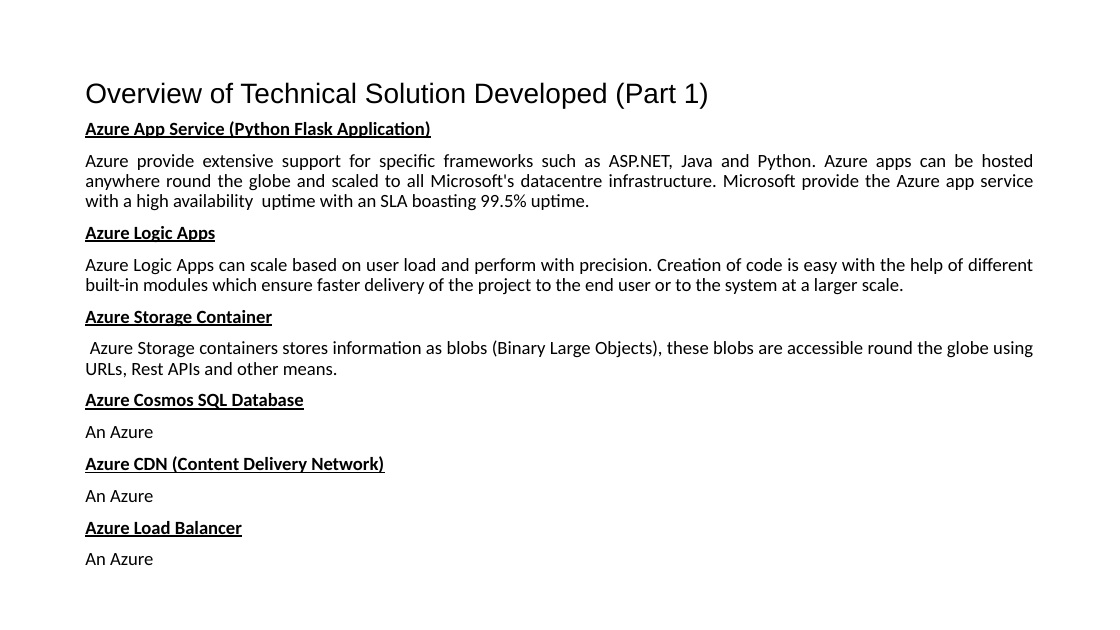
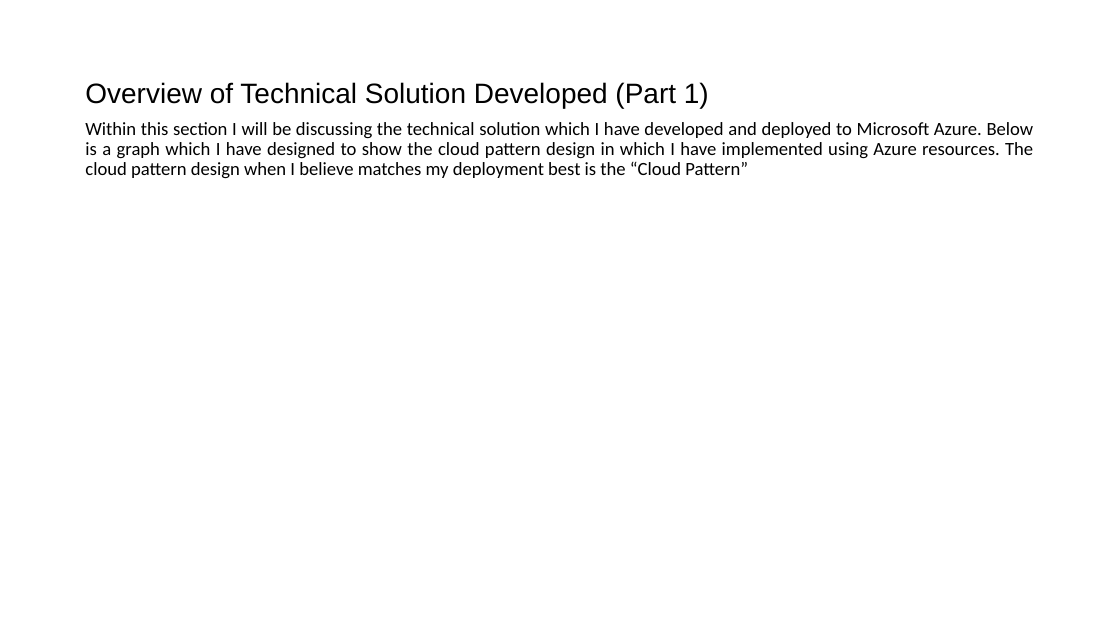
Before and after one commit to DevTobsterr/COM682, a slide deck: slide 7 of Cloud Native Development.pptx (slide 6 before the commit). Drawn at 1120x630 pixels with LibreOffice and Linux fonts; fonts in the diff are those of the drawing. Boxes give left, top, right and bottom in pixels: in the first picture for what was removed or moved away, otherwise in the second. Text is boxed around its words. In the diff, an @@ line names an element or a change of style, - is before the commit and + after.

```diff
--- a/Cloud Native Development.pptx
+++ b/Cloud Native Development.pptx
@@ text at [85, 122, 1034, 179]: text changed @@
-Azure App Service (Python Flask Application)
-Azure provide extensive support for specific frameworks such as ASP.NET, Java and Python. Azure apps can be hosted anywhere round the globe and scaled to all Microsoft's datacentre infrastructure. Microsoft provide the Azure app service with a high availability uptime with an SLA boasting 99.5% uptime.
-Azure Logic Apps
-Azure Logic Apps can scale based on user load and perform with precision. Creation of code is easy with the help of different built-in modules which ensure faster delivery of the project to the end user or to the system at a larger scale.
-Azure Storage Container
-Azure Storage containers stores information as blobs (Binary Large Objects), these blobs are accessible round the globe using URLs, Rest APIs and other means.
-Azure Cosmos SQL Database
-An Azure
-Azure CDN (Content Delivery Network)
-An Azure
-Azure Load Balancer
-An Azure
+Within this section I will be discussing the technical solution which I have developed and deployed to Microsoft Azure. Below is a graph which I have designed to show the cloud pattern design in which I have implemented using Azure resources. The cloud pattern design when I believe matches my deployment best is the “Cloud Pattern”
```
Also in this commit, not shown: 5 other slides changed, 4 slides added, 1 slide removed, 1 other file.
